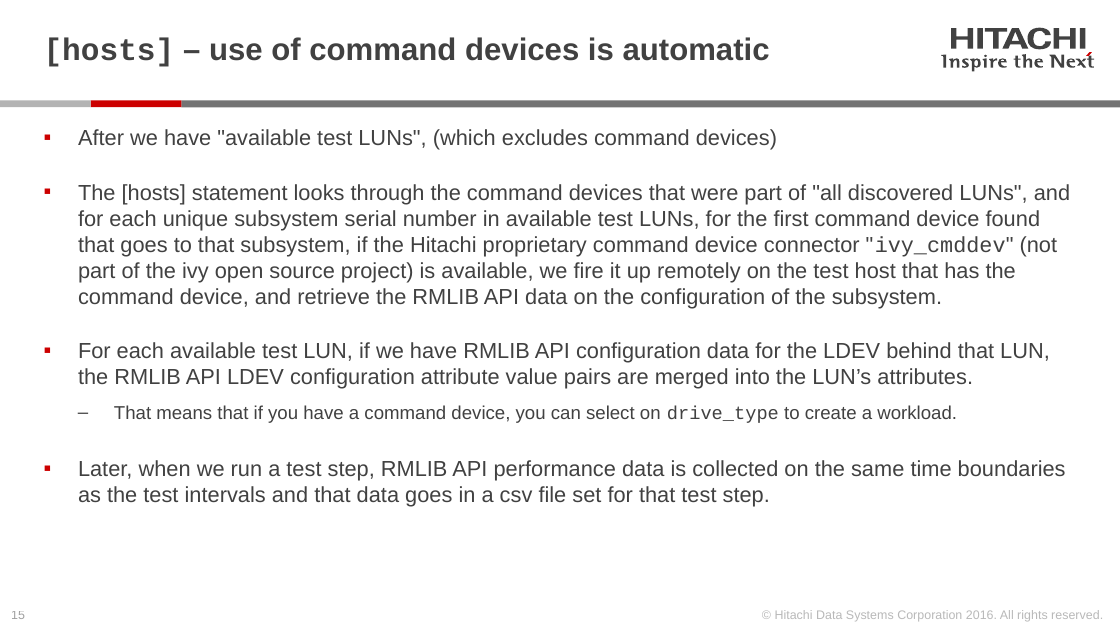
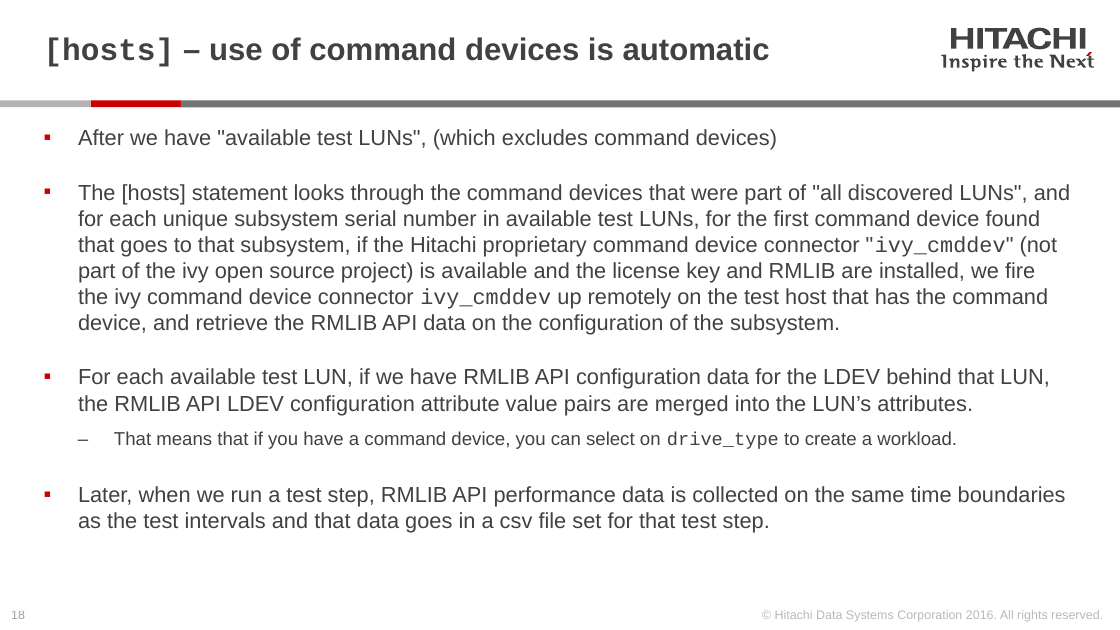
Before and after one commit to Hitachi-Data-Systems/ivy, a slide deck: slide 18 of doc/Programming ivy reference - 2 of 2 - ivy engine.pptx (slide 15 before the commit). Drawn at 1120x630 pixels with LibreOffice and Linux fonts; fonts in the diff are those of the drawing. Boxes give left, top, right and bottom in pixels: in the first picture for what was removed or moved away, otherwise in the second. Text is boxed around its words. In the diff, an @@ line names an element or a change of style, - is before the commit and + after.

```diff
--- a/doc/Programming ivy reference - 2 of 2 - ivy engine.pptx
+++ b/doc/Programming ivy reference - 2 of 2 - ivy engine.pptx
@@ text at [78,184,1070,335]: text changed @@
-▪ The [hosts] statement looks through the command devices that were part of "all discovered LUNs", and for each unique subsystem serial number in available test LUNs, for the first command device found that goes to that subsystem, if the Hitachi proprietary command device connector "ivy_cmddev" (not part of the ivy open source project) is available, we fire it up remotely on the test host that has the command device, and retrieve the RMLIB API data on the configuration of the subsystem.
+▪ The [hosts] statement looks through the command devices that were part of "all discovered LUNs", and for each unique subsystem serial number in available test LUNs, for the first command device found that goes to that subsystem, if the Hitachi proprietary command device connector "ivy_cmddev" (not part of the ivy open source project) is available and the license key and RMLIB are installed, we fire the ivy command device connector ivy_cmddev up remotely on the test host that has the command device, and retrieve the RMLIB API data on the configuration of the subsystem.
```
Also in this commit, not shown: 8 other slides changed, 3 slides added, 3 other files.
